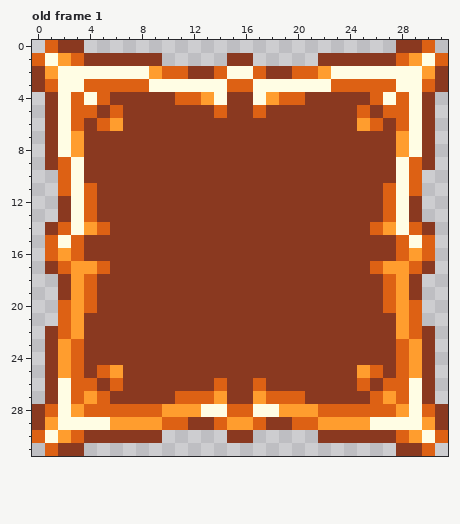
Two versions of one pixel-art file, GraphicAsset/Sprites/FPS_GUI/Button_Special.aseprite. The picture above is the old version.
32x32 pixels, 1 frame. Shown: old frame 1. The commit also changed other frames, which this record leaves out.
New version:
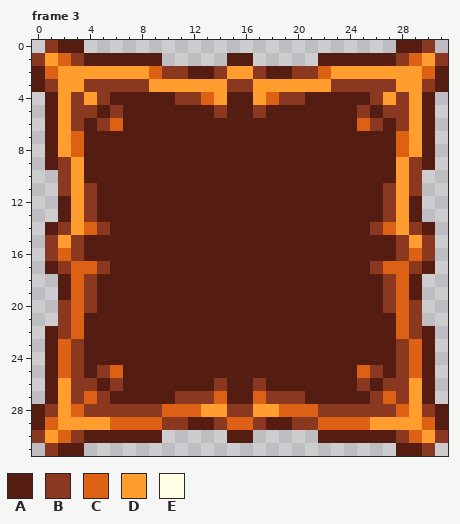
Palette (. is transparent): A #551c12  B #8a3920  C #dd6114  D #ff9d2e  E #fffde4
A new or re-ordered frame is compared with the old frame closest to it.
Difference:
frames 1 -> 3
Changed rows in their new state; - is an unchanged pixel.
Frame 3 is new; against old frame 1:
first column x 0:
 0 -BAA------------------------AAB-
 1 BDCBAAAAAA-----AA-----AAAAAABCDB
 2 ACDDDDDDDCBBAABDDBAABBCDDDDDDDCA
 3 ABDDBBBBBDDDDDDBBDDDDDDBBBBBDDBA
 4 -ADBDBAAAAABBCDAADCBBAAAAABDBDA-
 5 -ADBBABAAAAAAABAABAAAAAAABABBDA-
 6 -ADBABCAAAAAAAAAAAAAAAAAACBABDA-
 7 -ADCAAAAAAAAAAAAAAAAAAAAAAAACDA-
 8 -ADCAAAAAAAAAAAAAAAAAAAAAAAACDA-
 9 -ABDAAAAAAAAAAAAAAAAAAAAAAAADBA-
10 --BDAAAAAAAAAAAAAAAAAAAAAAAADB--
11 --BDBAAAAAAAAAAAAAAAAAAAAAABDB--
12 --ADBAAAAAAAAAAAAAAAAAAAAAABDA--
13 --ADBAAAAAAAAAAAAAAAAAAAAAABDA--
14 -ABDCBAAAAAAAAAAAAAAAAAAAABCDBA-
15 -BDBAAAAAAAAAAAAAAAAAAAAAAAABDB-
16 -BCBAAAAAAAAAAAAAAAAAAAAAAAABCB-
17 -ABCCBAAAAAAAAAAAAAAAAAAAABCCBA-
18 --ACBAAAAAAAAAAAAAAAAAAAAAABCA--
19 --ACBAAAAAAAAAAAAAAAAAAAAAABCA--
20 --BCBAAAAAAAAAAAAAAAAAAAAAABCB--
21 --BCAAAAAAAAAAAAAAAAAAAAAAAACB--
22 -ABCAAAAAAAAAAAAAAAAAAAAAAAACBA-
23 -ACBAAAAAAAAAAAAAAAAAAAAAAAABCA-
24 -ACBAAAAAAAAAAAAAAAAAAAAAAAABCA-
25 -ACBABCAAAAAAAAAAAAAAAAAACBABCA-
26 -ADBBABAAAAAAABAABAAAAAAABABBDA-
27 -ADBCBAAAAABBBCAACBBBAAAAABCBDA-
28 ABDCBBBBBBCCCDDBBDDCCCBBBBBBCDBA
29 ACDDDDCCCCBBAABCCBAABBCCCCDDDDCA
30 BDCBAAAAAA-----AA-----AAAAAABCDB
31 -BAA------------------------AAB-
